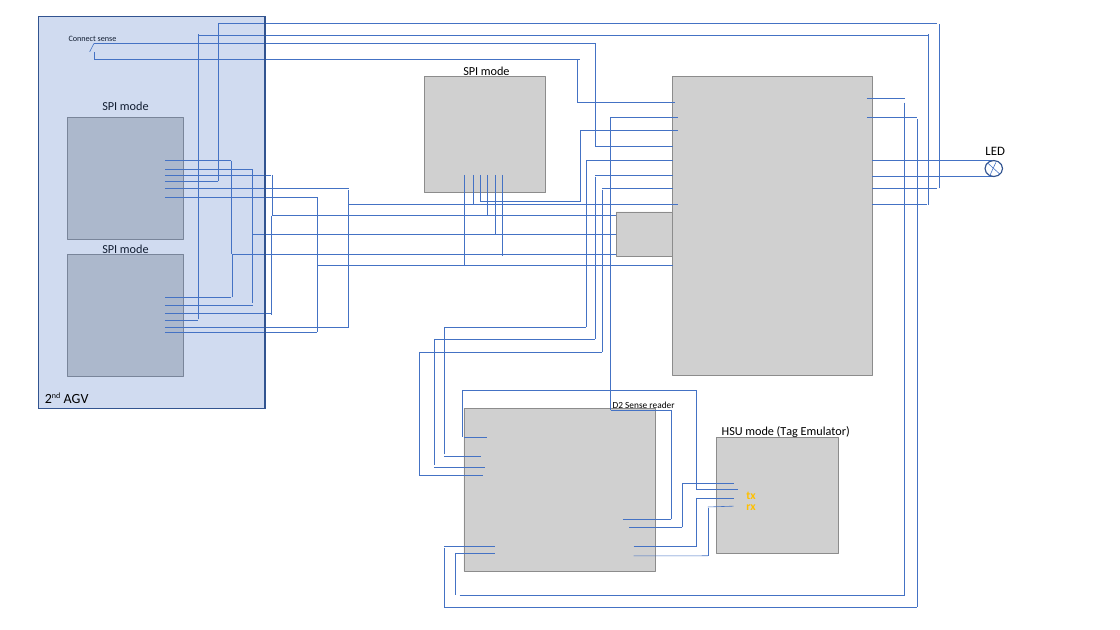
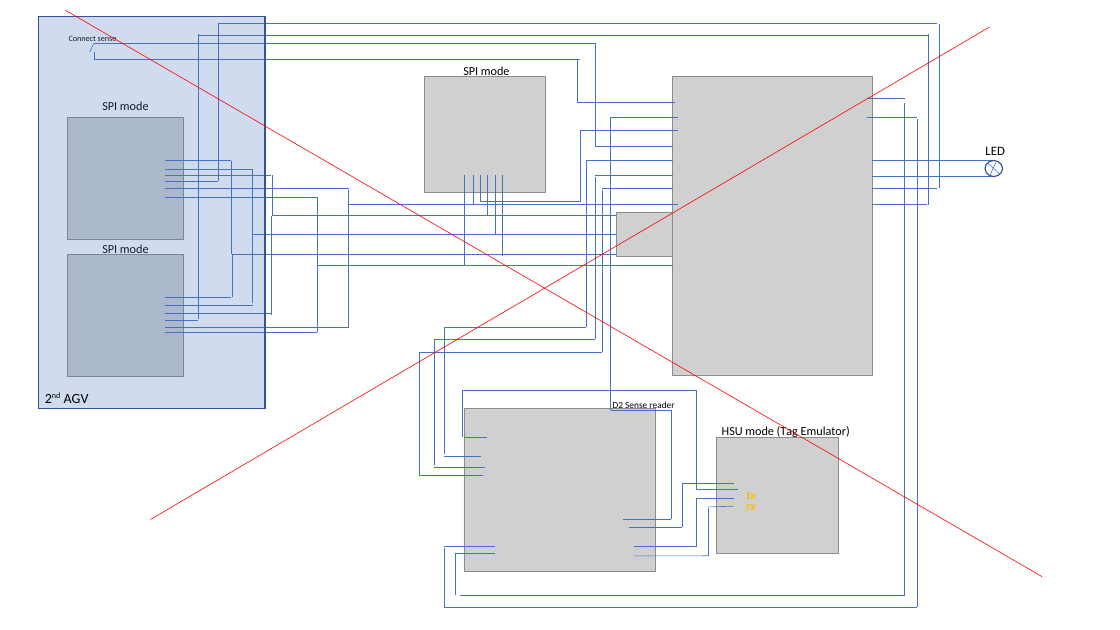
Before and after one commit to maroprjs/OLSM, a slide deck: slide 2 of Arduino/misc/DemoSchematics.pptx (slide 1 before the commit). Drawn at 1120x630 pixels with LibreOffice and Linux fonts; fonts in the diff are those of the drawing; grey boxes stand for pictures. Boxes give left, top, right and bottom in pixels: in the first picture for what was removed or moved away, otherwise in the second. Text is boxed around its words. In the diff, an @@ line names an element or a change of style, - is before the commit and + after.

```diff
--- a/Arduino/misc/DemoSchematics.pptx
+++ b/Arduino/misc/DemoSchematics.pptx
@@ line added from (66, 10) to (1042, 576), #FF0000 0.5 pt @@
@@ line added from (150, 519) to (990, 27), #FF0000 0.5 pt @@
```
Also in this commit, not shown: 1 slide added, 2 other files.
